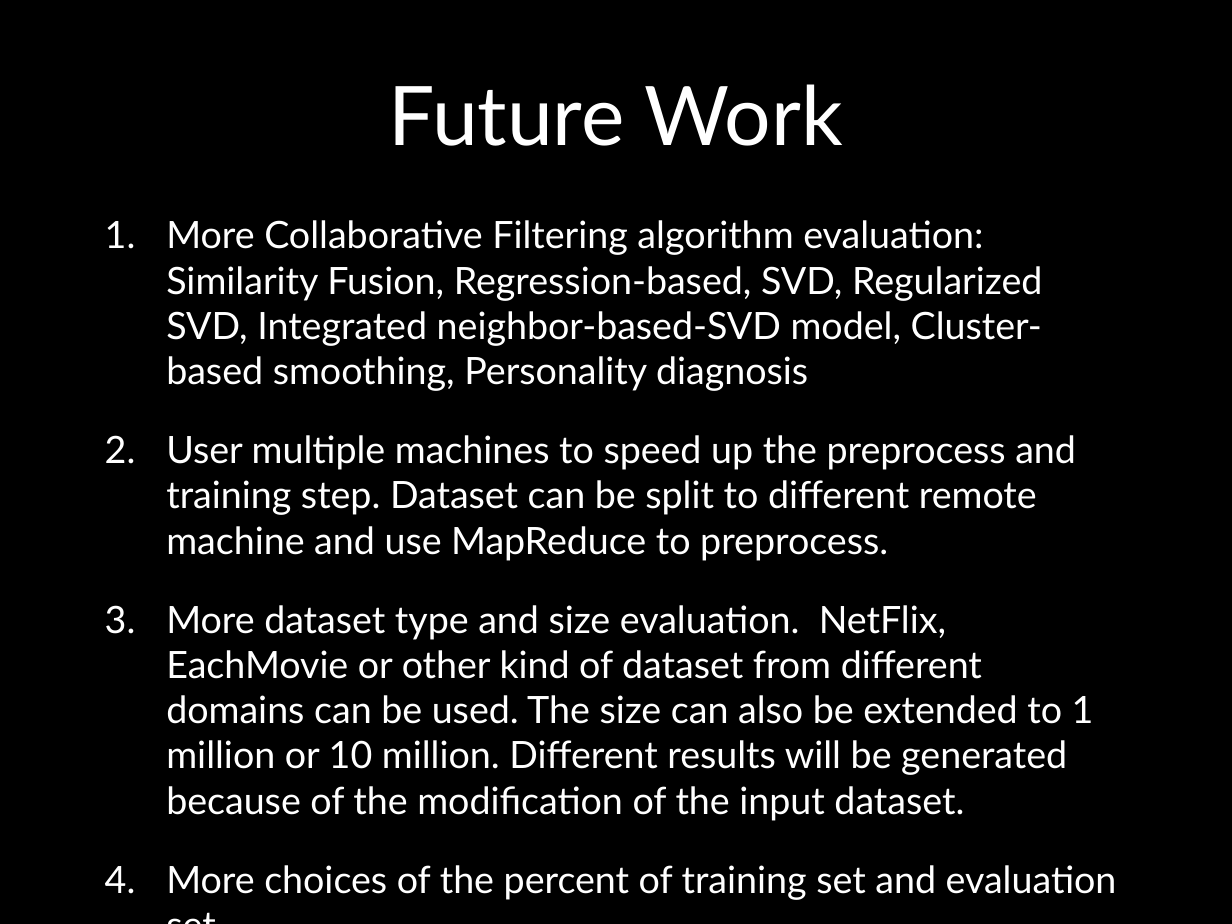
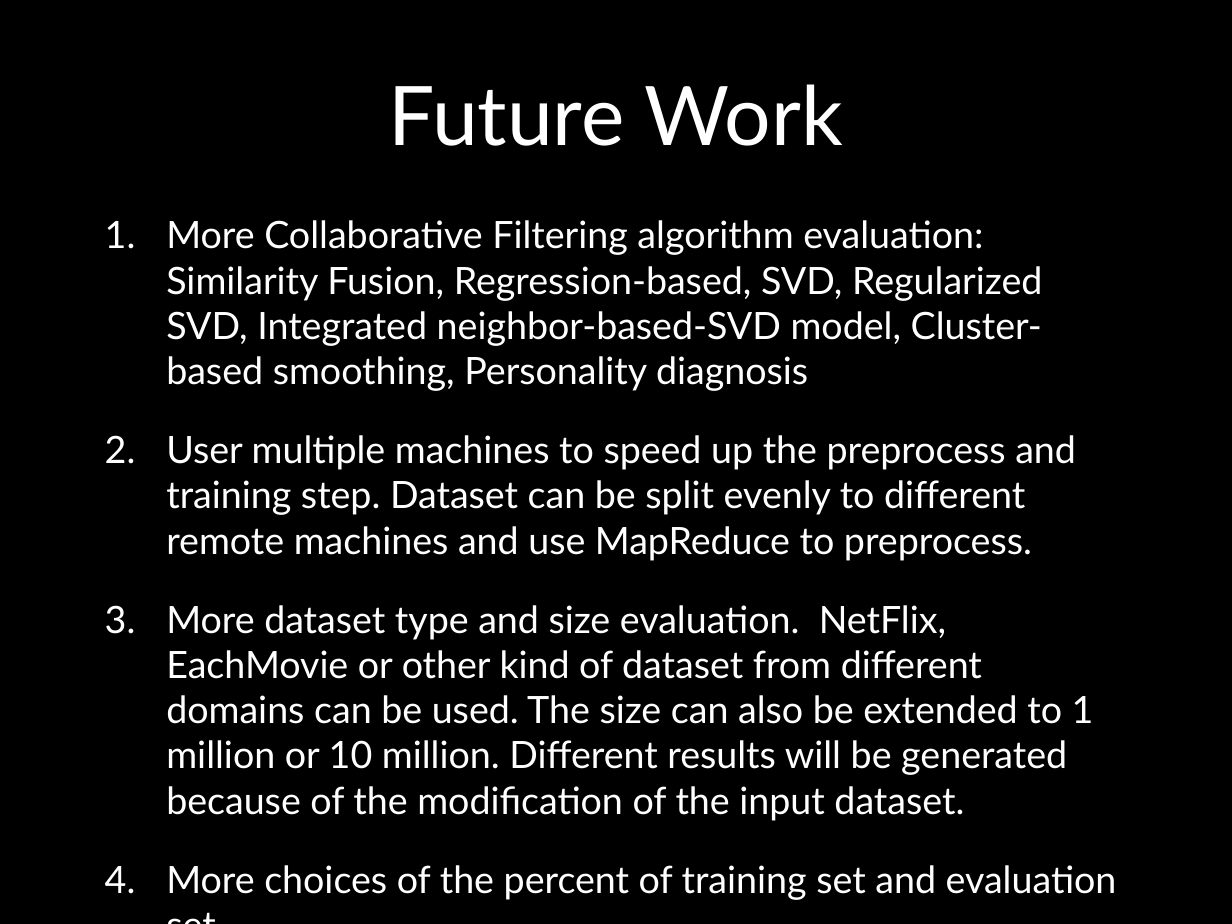
Before and after one commit to UCSBGauchos/MAE-data, a slide deck: slide 56 of Final Presentation.pptx (slide 55 before the commit). Drawn at 1232x924 pixels with LibreOffice and Linux fonts; fonts in the diff are those of the drawing; background and template pictures are left out. Boxes give left, top, right and bottom in pixels: in the first picture for what was removed or moved away, otherwise in the second. Text is boxed around its words. In the diff, an @@ line names an element or a change of style, - is before the commit and + after.

```diff
--- a/Final Presentation.pptx
+++ b/Final Presentation.pptx
@@ text at (166, 435, 1076, 561): text changed @@
-2. User multiple machines to speed up the preprocess and training step. Dataset can be split to different remote machine and use MapReduce to preprocess.
+2. User multiple machines to speed up the preprocess and training step. Dataset can be split evenly to different remote machines and use MapReduce to preprocess.
```
Also in this commit, not shown: 13 other slides changed, 1 slide added.
